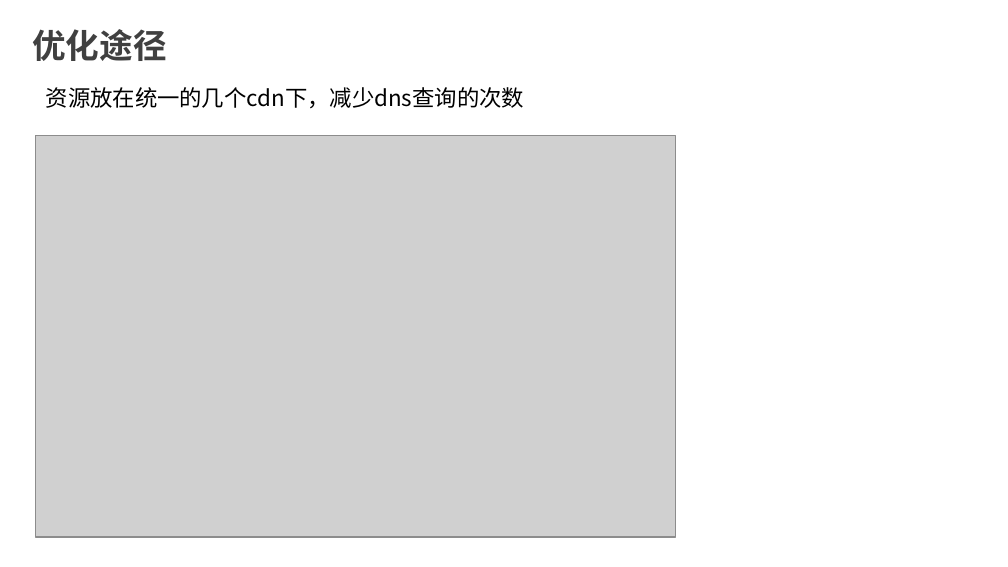
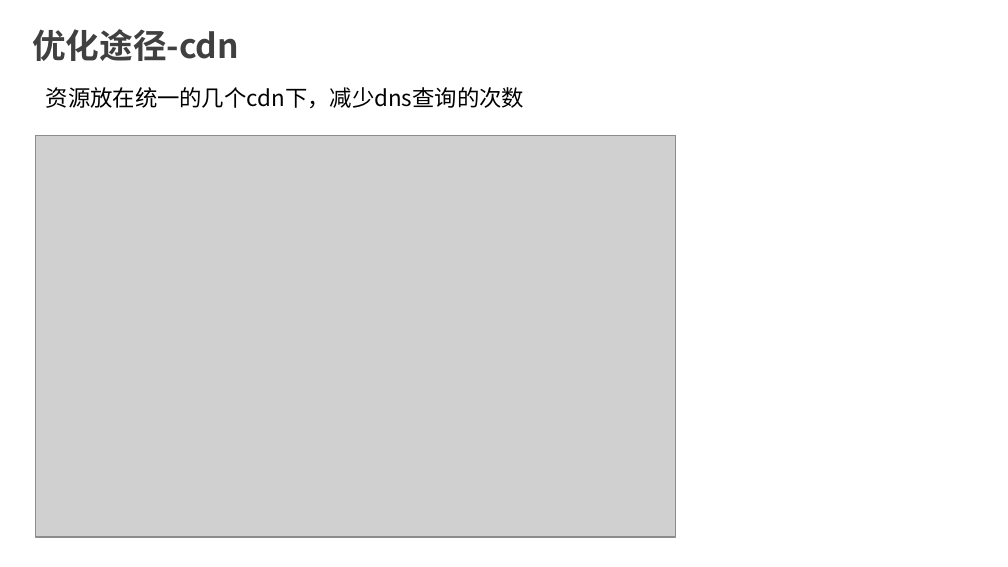
Before and after one commit to 1465799166/biye, a slide deck: slide 28 of 毕业设计答辩-沈家衡.pptx. Drawn at 1008x567 pixels with LibreOffice and Linux fonts; fonts in the diff are those of the drawing; grey boxes stand for pictures. Boxes give left, top, right and bottom in pixels: in the first picture for what was removed or moved away, otherwise in the second. Text is boxed around its words. In the diff, an @@ line names an element or a change of style, - is before the commit and + after.

```diff
--- a/毕业设计答辩-沈家衡.pptx
+++ b/毕业设计答辩-沈家衡.pptx
@@ text at <box>32,29,239,61</box>: text changed @@
-优化途径
+优化途径-cdn
```
Also in this commit, not shown: 2 other slides changed, 2 slides added, 2 other files.
